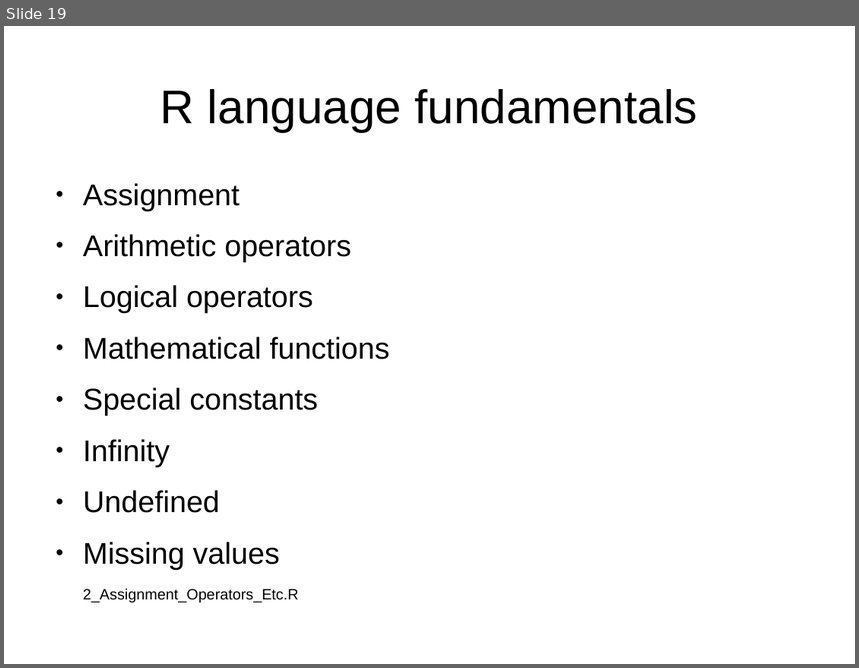
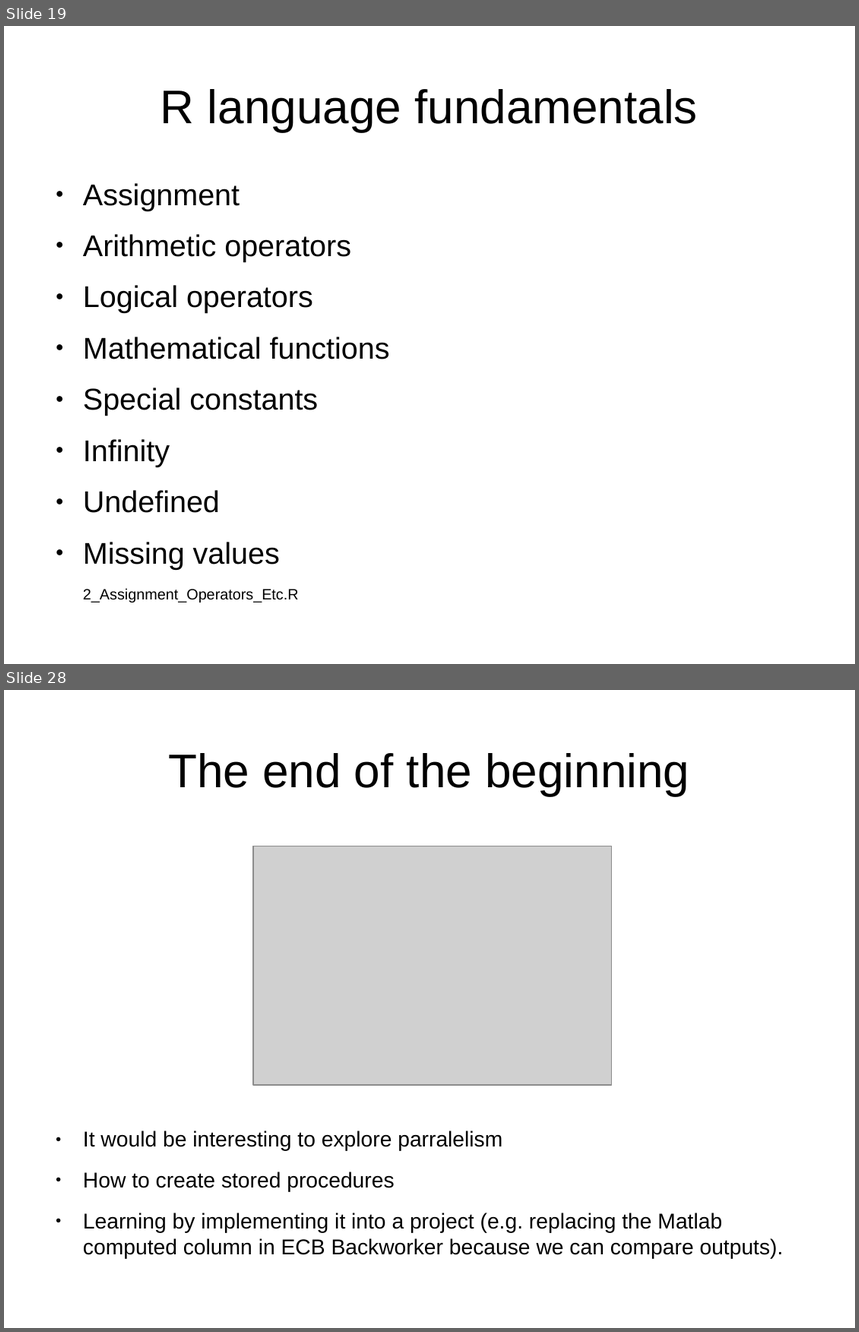
Before and after one commit to Johnny-Blue/R, a slide deck: R.odp. Shown one above the other, each under a label of ours: slide 19 before the commit, slides 19 and 28 after it; the slides between them are not shown. The pictures are 859x668 and 859x1332 pixels, drawn with LibreOffice and Linux fonts; fonts in the diff are those of the drawing; grey boxes stand for pictures. Boxes give left, top, right and bottom in pixels: in the first picture for what was removed or moved away, otherwise in the second. Text is boxed around its words. In the diff, an @@ line names an element or a change of style, - is before the commit and + after.

```diff
--- a/R.odp
+++ b/R.odp
@@ slide 28 added at box(4, 690, 855, 1328), background #FFFFFF @@
@@ title added at box(168, 753, 690, 796), 44 pt, text #000000 @@
+The end of the beginning
@@ picture added at box(253, 846, 613, 1084) @@
@@ text added at box(83, 1131, 784, 1259), 20 pt, text #000000 @@
+● It would be interesting to explore parralelism
+● How to create stored procedures
+● Learning by implementing it into a project (e.g. replacing the Matlab computed column in ECB Backworker because we can compare outputs).
```
Also in this commit, not shown: 4 slides changed, 4 other slides added, 8 other files.
